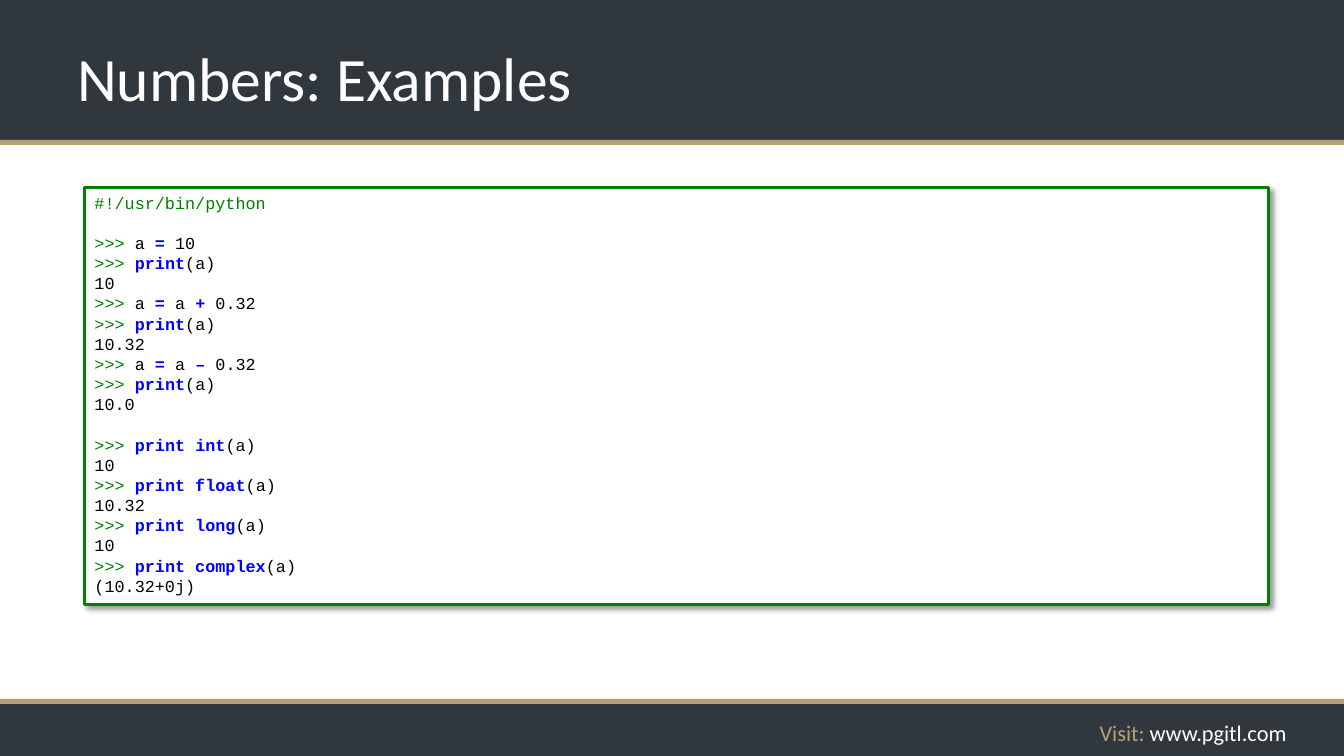
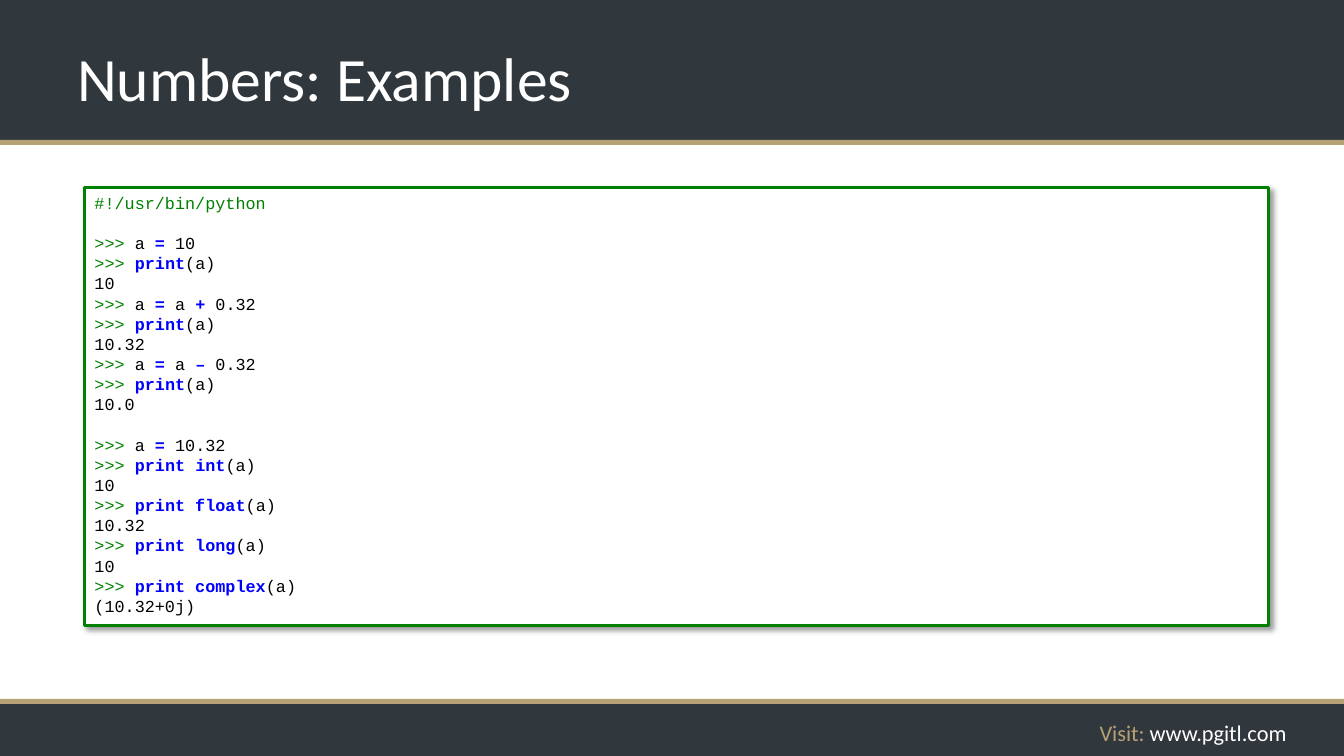
Before and after one commit to rikkouri/project-a, a slide deck: slide 45 of Programming Foundations.pptx (slide 44 before the commit). Drawn at 1344x756 pixels with LibreOffice and Linux fonts; fonts in the diff are those of the drawing; background and template pictures are left out. Boxes give left, top, right and bottom in pixels: in the first picture for what was removed or moved away, otherwise in the second. Text is boxed around its words. In the diff, an @@ line names an element or a change of style, - is before the commit and + after.

```diff
--- a/Programming Foundations.pptx
+++ b/Programming Foundations.pptx
@@ rectangle "#!/usr/bin/python" resized from (x1=85, y1=188, x2=1269, y2=605) to (x1=85, y1=188, x2=1269, y2=625) @@
@@ text in rectangle at (x1=135, y1=439, x2=225, y2=451): paragraph added @@
+>>> a = 10.32
```
Also in this commit, not shown: 4 other slides changed, 2 slides added, 1 other file.
